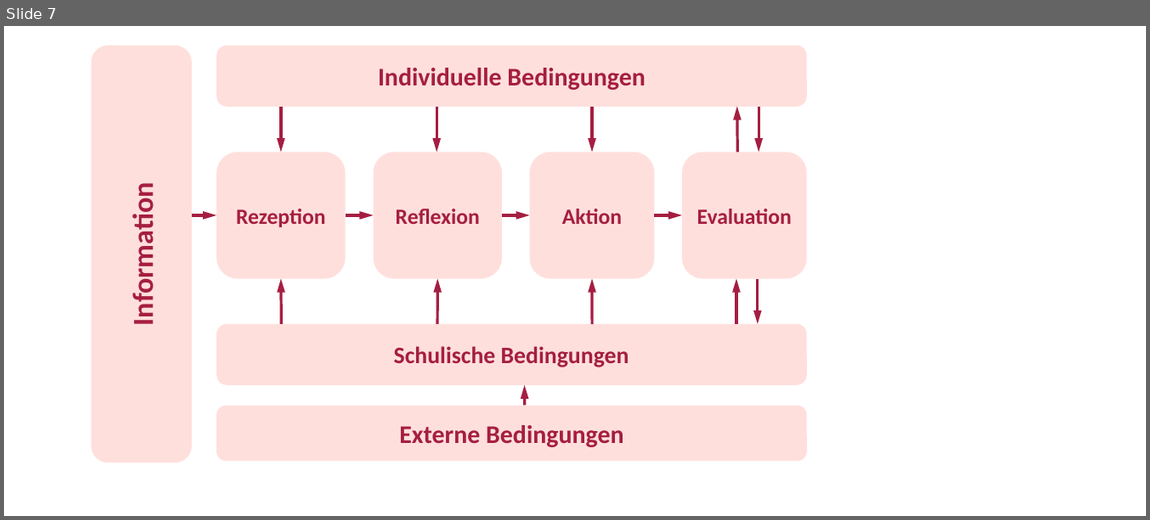
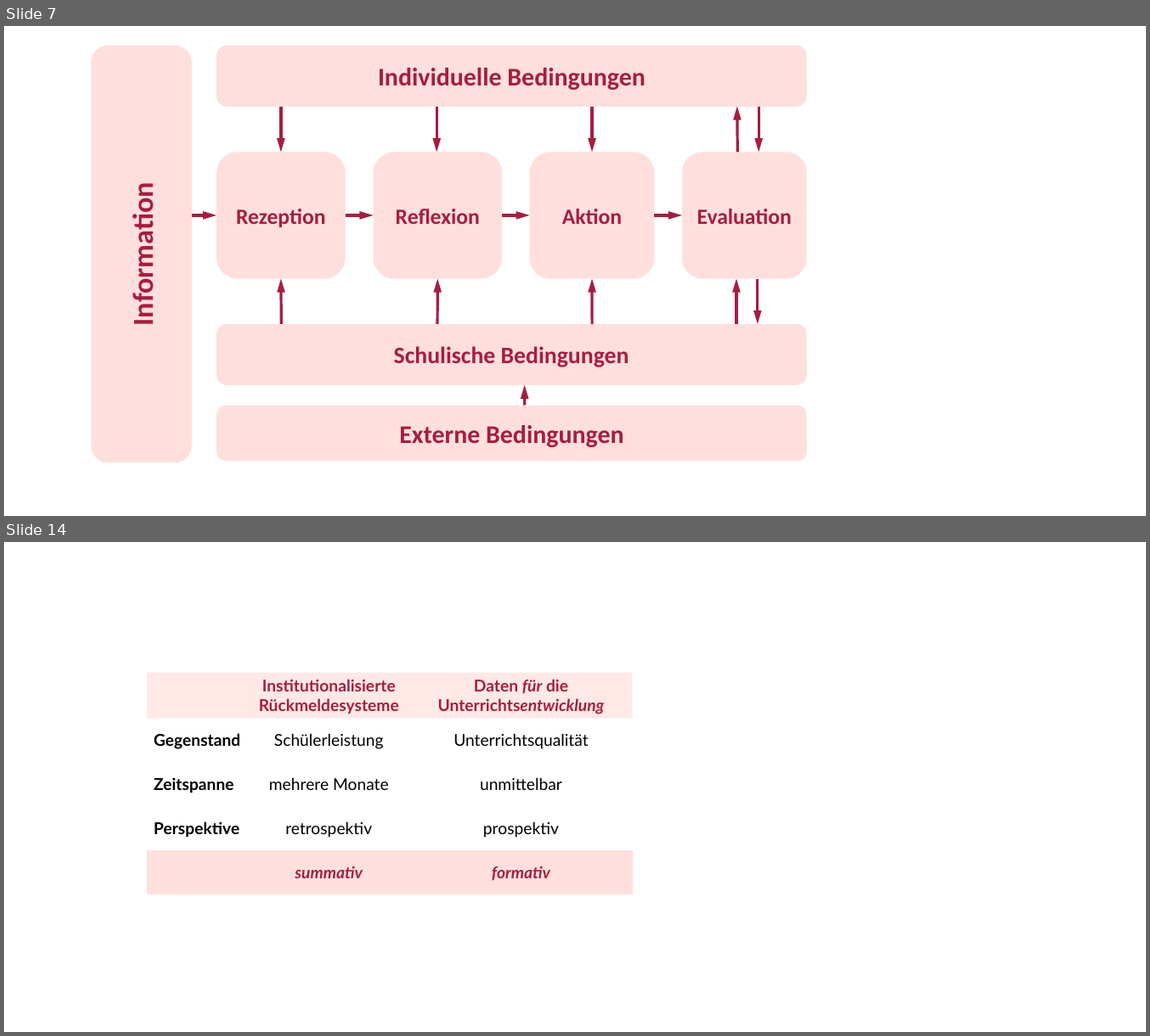
Before and after one commit to sammerk/vortrag-tue-w1, a slide deck: Img/Tabelle_Rueckmeldesysteme.pptx. Shown one above the other, each under a label of ours: slide 7 before the commit, slides 7 and 14 after it; the slides between them are not shown. The pictures are 1150x520 and 1150x1036 pixels, drawn with LibreOffice and Linux fonts; fonts in the diff are those of the drawing. Boxes give left, top, right and bottom in pixels: in the first picture for what was removed or moved away, otherwise in the second. Text is boxed around its words. In the diff, an @@ line names an element or a change of style, - is before the commit and + after.

```diff
--- a/Img/Tabelle_Rueckmeldesysteme.pptx
+++ b/Img/Tabelle_Rueckmeldesysteme.pptx
@@ slide 14 added at (x1=4, y1=542, x2=1146, y2=1032), background #FFFFFF @@
@@ table added at (x1=147, y1=673, x2=632, y2=895), 5 rows, 3 columns @@
+ | Institutionalisierte Rückmeldesysteme | Daten für die Unterrichtsentwicklung
+Gegenstand | Schülerleistung | Unterrichtsqualität
+Zeitspanne | mehrere Monate | unmittelbar
+Perspektive | retrospektiv | prospektiv
+ | summativ | formativ
```
Also in this commit, not shown: 14 other slides added, 28 other files.
